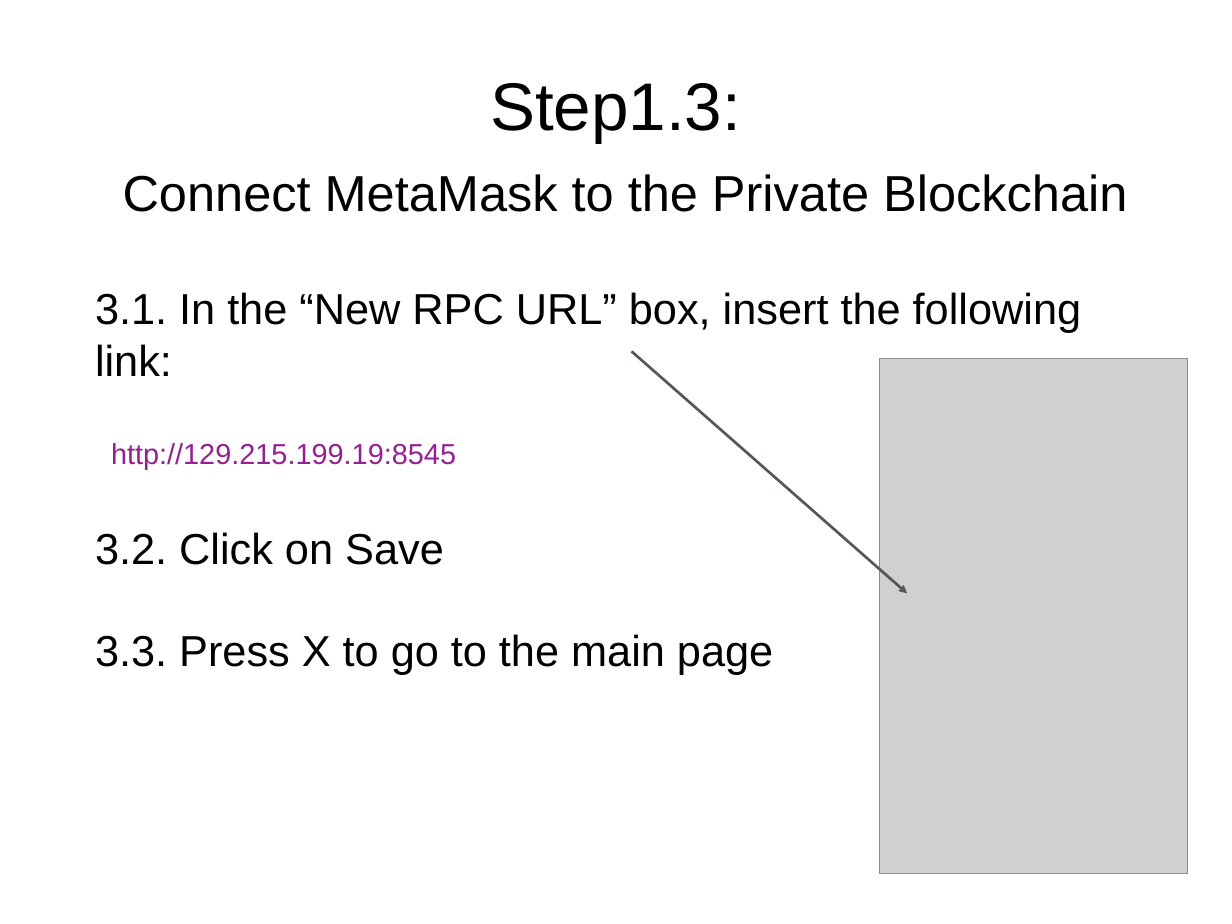
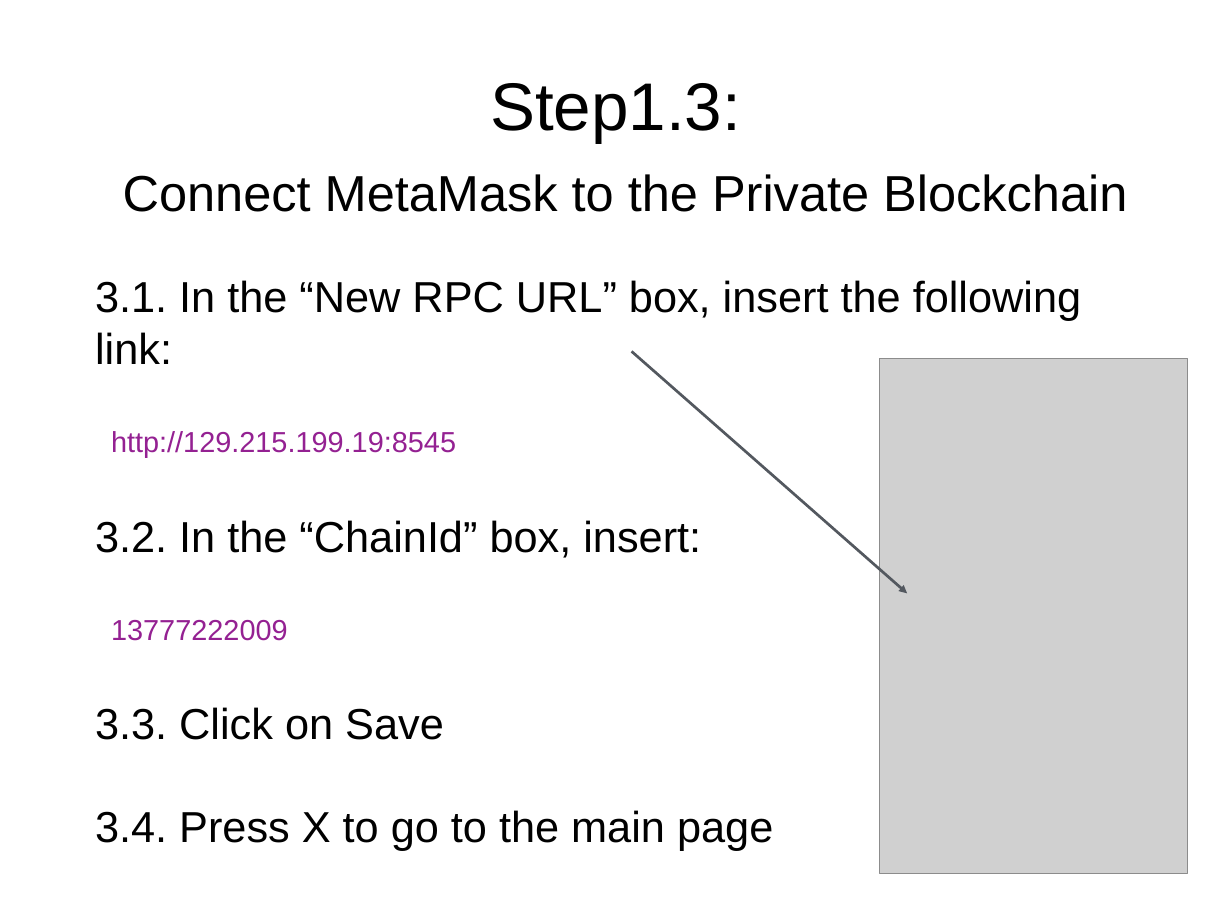
Before and after one commit to solegga/blockchaincourse, a slide deck: slide 7 of How_to_connect_to_university_of_edinburgh_private_blockchain.pptx. Drawn at 1232x924 pixels with LibreOffice and Linux fonts; fonts in the diff are those of the drawing; grey boxes stand for pictures. Boxes give left, top, right and bottom in pixels: in the first picture for what was removed or moved away, otherwise in the second. Text is boxed around its words. In the diff, an @@ line names an element or a change of style, - is before the commit and + after.

Commit message:
Add chain id to BDL chain instructions

```diff
--- a/How_to_connect_to_university_of_edinburgh_private_blockchain.pptx
+++ b/How_to_connect_to_university_of_edinburgh_private_blockchain.pptx
@@ text "3.1. In the “New RPC ...": place and size @@
-text "3.1. In the “New RPC ..." at box(95, 292, 1081, 674)
+text "3.1. In the “New RPC ..." at box(95, 280, 1081, 850)
@@ text at box(95, 520, 773, 850): text changed @@
-3.2. Click on Save
-3.3. Press X to go to the main page
+3.2. In the “ChainId” box, insert:
+13777222009
+3.3. Click on Save
+3.4. Press X to go to the main page
```
Also in this commit, not shown: 4 other slides changed, 1 other file.
